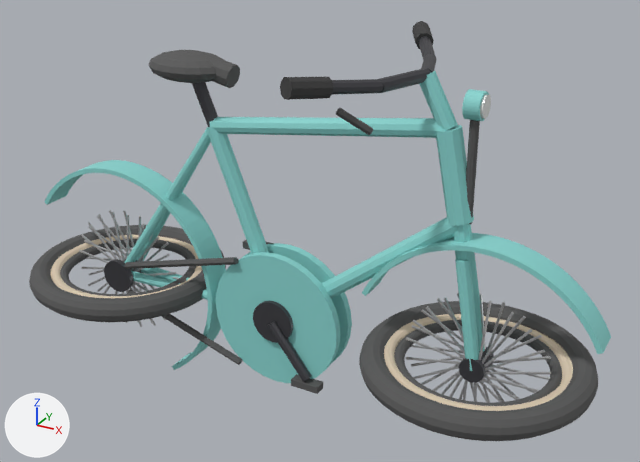
The glTF model assets/models/07-bicycle/07-bicycle.glb as it was, and as the next commit left it.
Both versions are drawn from a camera (50 mm lens) standing at (1.017, -1.672, 1.341) and looking at (0.075, 0.041, 0.484). The lights are fixed; the arrows at lower left show +X, +Y and +Z. The older version comes first. Where no turn or scale is listed for an object, it has been applied to the vertices. Vertices at exactly the same position are counted once.

The first picture shows 'ChainBot', 'ChainTop', 'ChainguardL', 'ChainguardR', 'ChainringCap', 'DownTube', 'FenderFront', 'FenderRear', 'FrontWheel_Rim', 'FrontWheel_Tire', 'HeadTube', 'RearWheel_Tire', 'Saddle', 'SeatTube', 'TopTube' and 83 more.
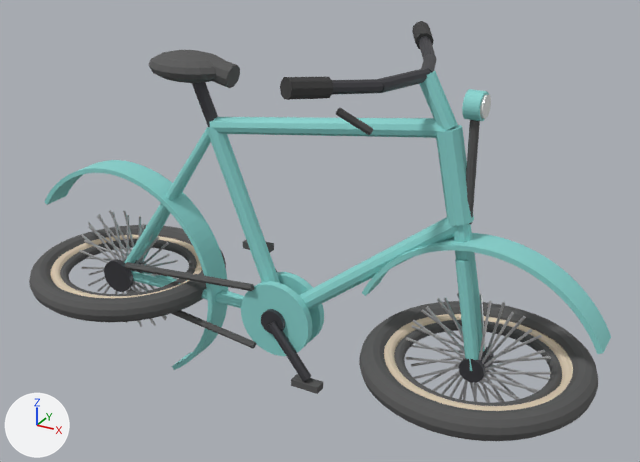
Where the newer file only moved an object's origin or applied its transform, the numbers keep the older frame.

The edits, one by one:
me_cylinder_107 is used by ob_chainguardl; location (-0.01, 0.03, 0.255).
me_cylinder_107 had 64 vertices, 124 faces and spanned x -0.175..0.175, y -0.01..0.01, z -0.175..0.175.
me_cylinder_107 now has 64 vertices, 124 faces and spans x -0.098..0.098, y -0.01..0.01, z -0.098..0.098.
me_cylinder_107 part 1: the whole mesh is scaled about its middle by (0.56, 1, 0.56).
me_cylinder_108 is used by ob_chainguardr; location (-0.01, -0.03, 0.255).
me_cylinder_108 had 64 vertices, 124 faces and spanned x -0.175..0.175, y -0.01..0.01, z -0.175..0.175.
me_cylinder_108 now has 64 vertices, 124 faces and spans x -0.098..0.098, y -0.01..0.01, z -0.098..0.098.
me_cylinder_108 part 2: the whole mesh is scaled about its middle by (0.56, 1, 0.56).
me_cylinder_109 is used by ob_chainringcap; location (-0.01, -0.045, 0.255).
me_cylinder_109 had 64 vertices, 124 faces and spanned x -0.055..0.055, y -0.006..0.006, z -0.055..0.055.
me_cylinder_109 now has 64 vertices, 124 faces and spans x -0.032..0.032, y -0.006..0.006, z -0.032..0.032.
me_cylinder_109 part 3: the whole mesh is scaled about its middle by (0.582, 1, 0.582).
me_cylinder_111 is used by ob_chaintop; location (-0.287, -0.048, 0.352).
me_cylinder_111 had 12 vertices, 20 faces and spanned x -0.18..0.18, y -0.009..0.009, z -0.056..0.056.
me_cylinder_111 now has 12 vertices, 20 faces and spans x -0.178..0.223, y -0.009..0.009, z -0.056..-0.007.
me_cylinder_111 part 4: all 2 vertices in x 0.177, y -0.009..0.009, z 0.048 are moved by (0.045, 0.0, -0.063).
me_cylinder_111 part 5: all 2 vertices in x 0.175, y -0.004..0.004, z 0.056 are moved by (0.046, 0.0, -0.063).
Other edits to the shape of me_cylinder_111 do not show in these pictures.
me_cylinder_112 is used by ob_chainbot; location (-0.287, -0.048, 0.167).
me_cylinder_112 had 12 vertices, 20 faces and spanned x -0.18..0.18, y -0.009..0.009, z -0.064..0.064.
me_cylinder_112 now has 12 vertices, 20 faces and spans x -0.178..0.223, y -0.009..0.009, z -0.002..0.065.
me_cylinder_112 part 6: all 2 vertices in x 0.18, y -0.004..0.004, z -0.05 are moved by (0.044, 0.0, 0.063).
me_cylinder_112 part 7: all 2 vertices in x 0.178, y -0.009..0.009, z -0.057 are moved by (0.045, 0.0, 0.063).
me_cylinder_112 part 8: all 2 vertices in x 0.175, y -0.004..0.004, z -0.064 are moved by (0.046, 0.0, 0.063).
Other edits to the shape of me_cylinder_112 do not show in these pictures.

What differs and where, as boxes (x1, y1, x2, y2) in the pictures (640 x 462 px; the box of a moved part takes in the faces that stretch with it):
'ChainguardR', rescaled (42% narrower, 42% shorter)
    before: (216, 252, 341, 383)
    after: (241, 281, 313, 356)
'ChainguardL', rescaled (41% narrower, 41% shorter)
    before: (243, 243, 352, 362)
    after: (260, 272, 324, 342)
'ChainTop', reshaped (13% wider, 131% taller)
    before: (124, 257, 238, 269)
    after: (125, 262, 254, 291)
'ChainBot', reshaped (12% wider, 21% shorter)
    before: (127, 289, 242, 365)
    after: (127, 289, 256, 349)
'ChainringCap', rescaled (39% narrower, 40% shorter)
    before: (253, 301, 293, 343)
    after: (261, 309, 285, 334)
part 4 of me_cylinder_111, moved or reshaped
    before: (125, 262, 237, 269)
    after: (125, 267, 253, 291)
part 5 of me_cylinder_111, moved or reshaped
    before: (127, 257, 238, 267)
    after: (127, 263, 254, 290)
part 6 of me_cylinder_112, moved or reshaped
    before: (127, 289, 242, 361)
    after: (127, 289, 255, 344)
part 7 of me_cylinder_112, moved or reshaped
    before: (162, 316, 240, 364)
    after: (172, 312, 255, 347)
part 8 of me_cylinder_112, moved or reshaped
    before: (163, 317, 242, 365)
    after: (171, 313, 256, 349)
